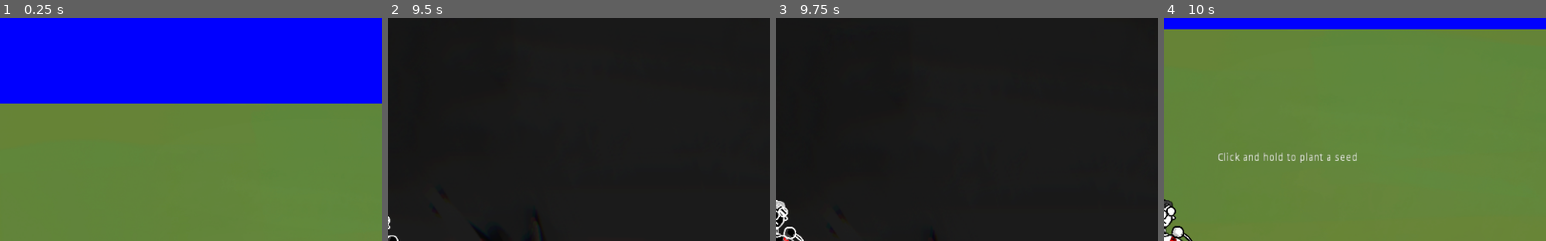
Above: before the commit, frames 1-4 (left to right).
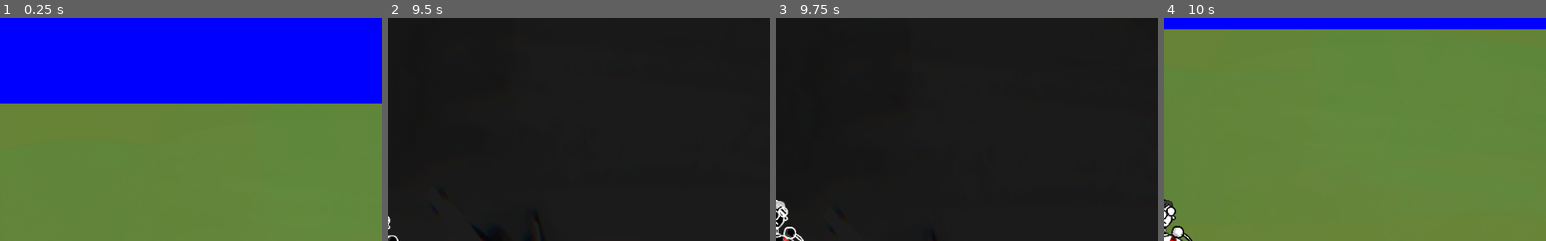
Above: after the commit, the same moments.

Repository: HedgeLizards/GGJ22
Game: Godot game, scene res://scenes/Main.tscn
The game is run twice, just before and just after one commit, with the same random seed, the same clock (stepped at 60 frames per second) and the same inputs. The engine's default icon, where the game draws it, is replaced by a stand-in: a white triangle on a blue panel in a dark square.
Inputs (mouse positions are % of the whole screen's width and height, from its top left):
- Up to frame 1 (0.25 s): no input
- Up to frame 2 (9.5 s): tap Enter at 0.5 s; move the mouse to (72, 45) at 0.52 s; press the mouse at (72, 45) at 0.53 s; hold D (right) 0.53-1.28 s; move the mouse to (30, 55) at 1.27 s; release the mouse at (30, 55) at 1.28 s; hold S (down) 1.28-2.03 s; click (30, 55) at 1.35 s; move the mouse to (60, 28) at 2.02 s; press the mouse at (60, 28) at 2.03 s; hold D (right) 2.03-2.78 s; move the mouse to (45, 70) at 2.77 s; release the mouse at (45, 70) at 2.78 s; hold W (up) 2.78-3.53 s; click (45, 70) at 2.85 s; move the mouse to (80, 65) at 3.52 s; press the mouse at (80, 65) at 3.53 s; hold A (left) 3.53-5.03 s; move the mouse to (20, 35) at 4.27 s; release the mouse at (20, 35) at 4.28 s; click (20, 35) at 4.35 s; move the mouse to (55, 50) at 5.02 s; press the mouse at (55, 50) at 5.03 s; hold S (down) 5.03-5.78 s; move the mouse to (35, 25) at 5.77 s; release the mouse at (35, 25) at 5.78 s; hold D (right) 5.78-6.53 s; click (35, 25) at 5.85 s; move the mouse to (72, 45) at 6.52 s; press the mouse at (72, 45) at 6.53 s; hold W (up) 6.53-7.28 s; move the mouse to (30, 55) at 7.27 s; release the mouse at (30, 55) at 7.28 s; hold D (right) 7.28-8.03 s; click (30, 55) at 7.35 s; move the mouse to (60, 28) at 8.02 s; press the mouse at (60, 28) at 8.03 s; hold S (down) 8.03-8.78 s; move the mouse to (45, 70) at 8.77 s; release the mouse at (45, 70) at 8.78 s; hold A (left) from 8.78 s (still down); click (45, 70) at 8.85 s
- Up to frame 3 (9.75 s): move the mouse to (80, 65) at 9.52 s; release A (left) at 9.53 s; press the mouse at (80, 65) at 9.53 s; hold W (up) from 9.53 s (still down)
- Up to frame 4 (10 s): keep holding W (up)
The pictures show only the part of the screen within x 50-100%, y 0-50%; the shares and areas given below are measured in that part.

Frames 1-3 are identical in both runs. In frame 4, 0.6% of the frame differs, in the area x 14-51%, y 60-65%.

Commit message:
use group function for day/night switch

Diff:
--- a/project.godot
+++ b/project.godot
@@ -51,6 +51,11 @@
 "events": [ Object(InputEventMouseButton,"resource_local_to_scene":false,"resource_name":"","device":0,"alt":false,"shi …(212 unchanged characters)…
  ]
 }
+skip={
+"deadzone": 0.5,
+"events": [ Object(InputEventKey,"resource_local_to_scene":false,"resource_name":"","device":0,"alt":false,"shift":false,"control":false,"meta":false,"command":false,"pressed":false,"scancode":16777218,"physical_scancode":0,"unicode":0,"echo":false,"script":null)
+ ]
+}
 
 [logging]
 
--- a/scenes/Main.tscn
+++ b/scenes/Main.tscn
@@ -67,7 +67,7 @@
 "_edit_use_anchors_": false
 }
 
-[node name="Tooltip" type="Label" parent="."]
+[node name="Tooltip" type="Label" parent="." groups=["dual"]]
 visible = false
 text = "Click and hold to plant a seed"
 align = 1
@@ -124,8 +124,6 @@
 
 [connection signal="tween_completed" from="Tooltip/Tween" to="Tooltip" method="_on_Tween_tween_completed"]
 [connection signal="tween_step" from="Tooltip/Tween" to="Tooltip" method="_on_Tween_tween_step"]
-[connection signal="timeout" from="DayNight/DayEnd" to="Tooltip" method="_on_DayEnd_timeout"]
 [connection signal="timeout" from="DayNight/DayEnd" to="DayNight" method="_on_DayEnd_timeout"]
-[connection signal="timeout" from="DayNight/NightEnd" to="Tooltip" method="_on_NightEnd_timeout"]
 [connection signal="timeout" from="DayNight/NightEnd" to="DayNight" method="_on_NightEnd_timeout"]
 [connection signal="timeout" from="Spawner" to="Spawner" method="_on_Spawner_timeout"]
--- a/scenes/Plant.tscn
+++ b/scenes/Plant.tscn
@@ -6,7 +6,7 @@
 [sub_resource type="CircleShape2D" id=1]
 radius = 50.0
 
-[node name="Plant" type="Node2D" groups=["plants"]]
+[node name="Plant" type="Node2D" groups=["dual", "plants"]]
 z_index = -3
 script = ExtResource( 2 )
 
--- a/scripts/Plant.gd
+++ b/scripts/Plant.gd
@@ -12,24 +12,24 @@
 func _ready():
 	var DayNight = Main.get_node('DayNight')
 
-	DayNight.get_node('DayEnd').connect('timeout', self, '_on_DayEnd_timeout')
-	DayNight.get_node('NightEnd').connect('timeout', self, '_on_NightEnd_timeout')
+	#DayNight.get_node('DayEnd').connect('timeout', self, '_on_DayEnd_timeout')
+	#DayNight.get_node('NightEnd').connect('timeout', self, '_on_NightEnd_timeout')
 
-func _on_DayEnd_timeout():
-	color = Color.red
+func daychange(is_night):
+	if is_night:
+		color = Color.red
+		$Area2D.input_pickable = false
 
-	$Area2D.input_pickable = false
+	else:
+		color = Color.blue
 
-func _on_NightEnd_timeout():
-	color = Color.blue
+		$Area2D.input_pickable = true
 
-	$Area2D.input_pickable = true
+		if (stage < 2):
+			stage += 1
 
-	if (stage < 2):
-		stage += 1
-
-		$Sprite.scale.y = [1, 1.5, 2][stage]
-		$Sprite.position.y = -$Sprite.scale.y * $Sprite.texture.get_height() / 2
+			$Sprite.scale.y = [1, 1.5, 2][stage]
+			$Sprite.position.y = -$Sprite.scale.y * $Sprite.texture.get_height() / 2
 
 func _process(delta):
 	if $Area2D.input_pickable:
--- a/scripts/Tooltip.gd
+++ b/scripts/Tooltip.gd
@@ -13,19 +13,16 @@
 onready var Main = get_parent()
 onready var Player = Main.get_node('Player')
 
-func _on_DayEnd_timeout():
-	release_action()
+func daychange(is_night):
+	if is_night:
+		release_action()
 
-	Input.set_default_cursor_shape(CURSOR_ARROW)
+		Input.set_default_cursor_shape(CURSOR_ARROW)
 
-	visible = false
+		visible = false
 
-	set_process(false)
-	set_process_input(false)
-
-func _on_NightEnd_timeout():
-	set_process(true)
-	set_process_input(true)
+	set_process(not is_night)
+	set_process_input(not is_night)
 
 func _process(delta):
 	if action == IDLE:
Not shown, added: assets/MUS_Night.ogg.import
Not shown, added: assets/MUS_Night.ogg
